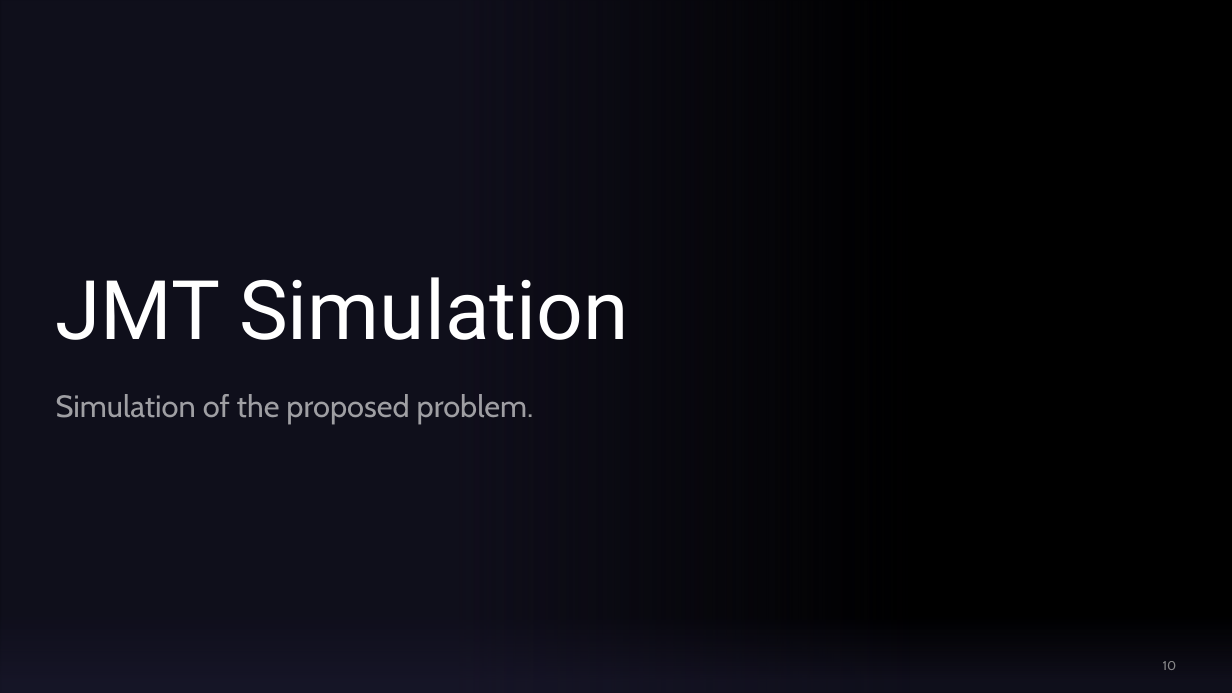
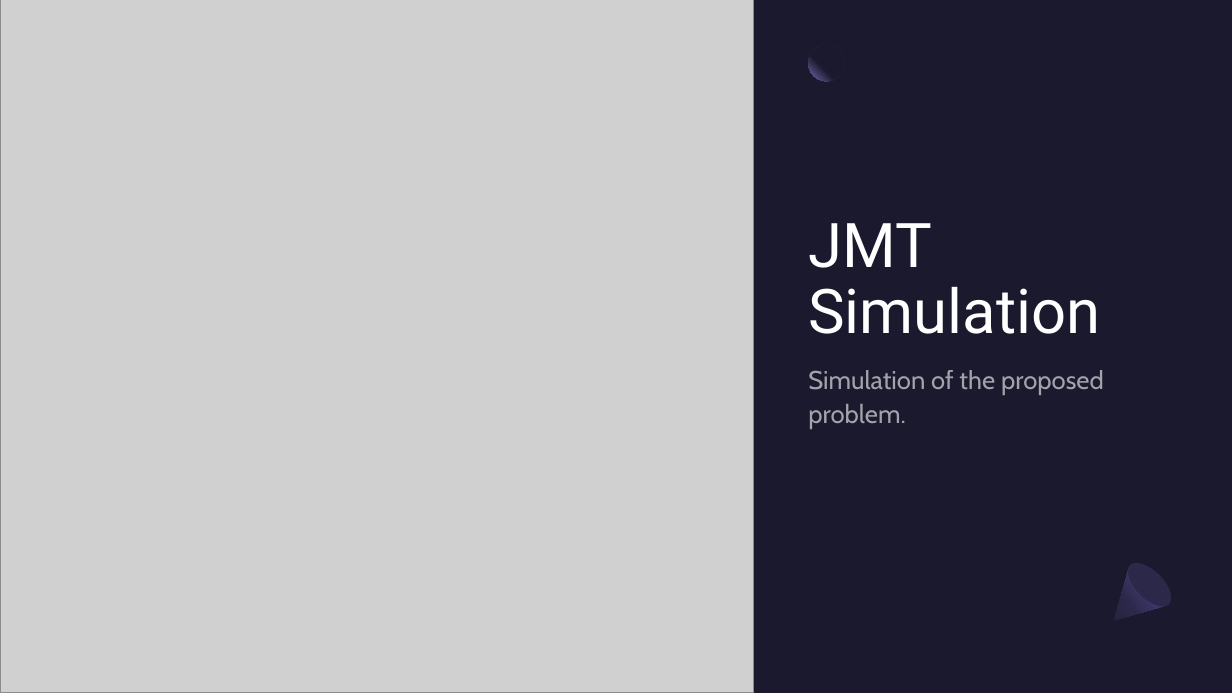
Before and after one commit to TiaSirio/Performance-Evaluation, a slide deck: slide 10 of Project/Project C.pptx. Drawn at 1232x693 pixels with LibreOffice and Linux fonts; fonts in the diff are those of the drawing; grey boxes stand for pictures; background and template pictures are left out. Boxes give left, top, right and bottom in pixels: in the first picture for what was removed or moved away, otherwise in the second. Text is boxed around its words. In the diff, an @@ line names an element or a change of style, - is before the commit and + after.

```diff
--- a/Project/Project C.pptx
+++ b/Project/Project C.pptx
@@ background picture (left out) to #1B192E @@
@@ rectangle removed at (0,0,909,693) @@
@@ picture added at (0,0,753,693) @@
@@ ellipse added at (809,45,845,81), fill gradient #1B192E to #7771B2 @@
@@ title "JMT Simulation": place and size @@
-title "JMT Simulation" at (56,277,628,340)
+title "JMT Simulation" at (808,223,1100,334)
@@ title "JMT Simulation" at (808,223,1100,334): size 64 to 48 pt @@
@@ text "Simulation of the proposed problem.": place and size @@
-text "Simulation of the proposed problem." at (56,394,534,424)
+text "Simulation of the proposed problem." at (808,370,1104,428)
@@ text "Simulation of the proposed problem." at (808,370,1104,428): size 24 to 20 pt; line spacing 1 to 1.1 @@
@@ freeform shape added at (1095,556,1179,639), fill gradient #2C284A to #3C3867 to #1B192E @@
@@ ellipse added at (1121,555,1179,614), fill #2C284A @@
@@ rectangle removed at (0,583,1232,693) @@
@@ page number removed at (1163,661,1177,670) @@
-10
```
Also in this commit, not shown: 7 other slides changed, 1 slide added, 1 slide removed, 3 other files.
